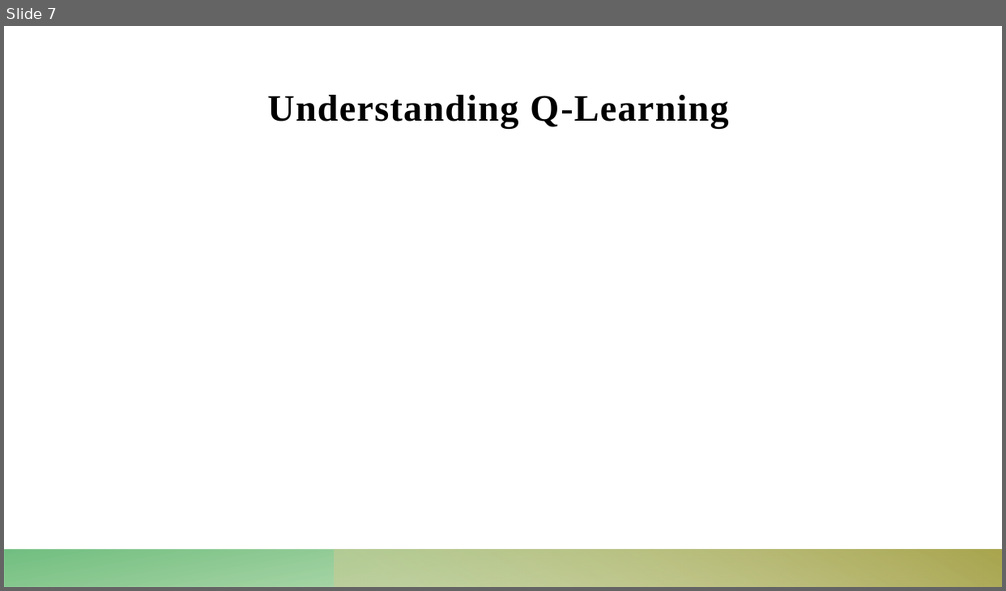
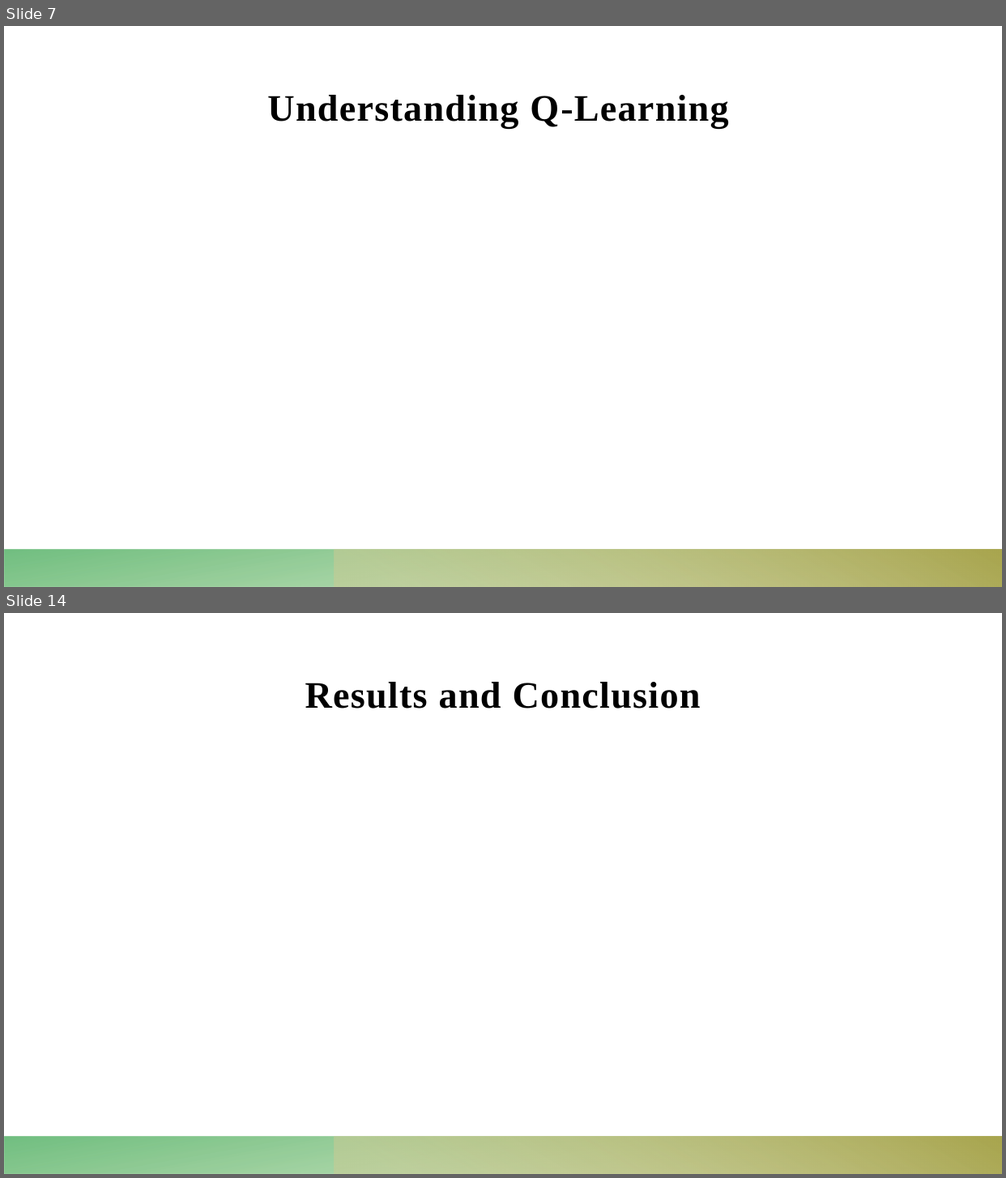
Before and after one commit to Dekel23/Sokoban-DRL, a slide deck: presentation.pptx. Shown one above the other, each under a label of ours: slide 7 before the commit, slides 7 and 14 after it; the slides between them are not shown. The pictures are 1006x591 and 1006x1178 pixels, drawn with LibreOffice and Linux fonts; fonts in the diff are those of the drawing; grey boxes stand for pictures. Boxes give left, top, right and bottom in pixels: in the first picture for what was removed or moved away, otherwise in the second. Text is boxed around its words. In the diff, an @@ line names an element or a change of style, - is before the commit and + after.

```diff
--- a/presentation.pptx
+++ b/presentation.pptx
@@ slide 14 added at [4,613,1002,1174], background #FFFFFF; not listed: 2 template elements that a slide beside it also shows @@
@@ title added at [305,682,701,709], 36 pt, text #000000, bold @@
+Results and Conclusion
```
Also in this commit, not shown: 1 slide changed, 5 other slides added, 10 other files.
